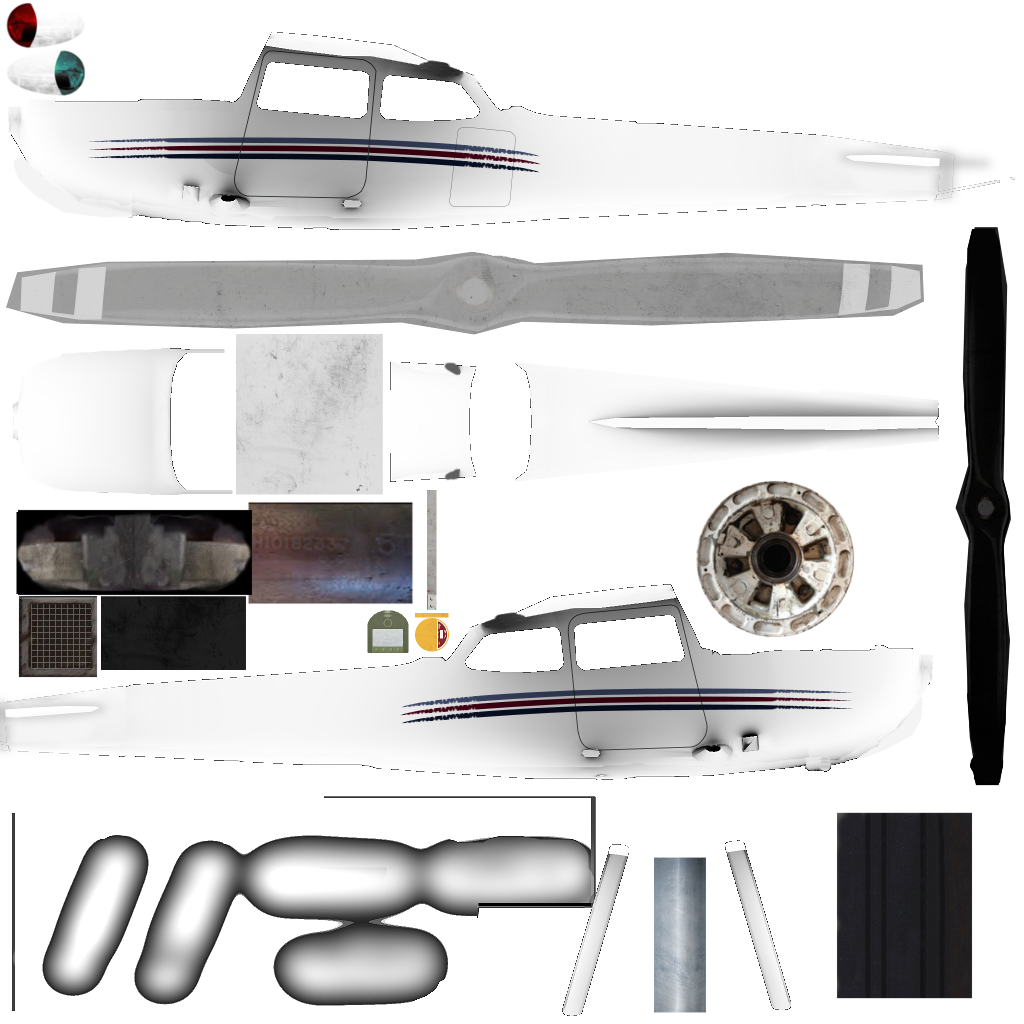
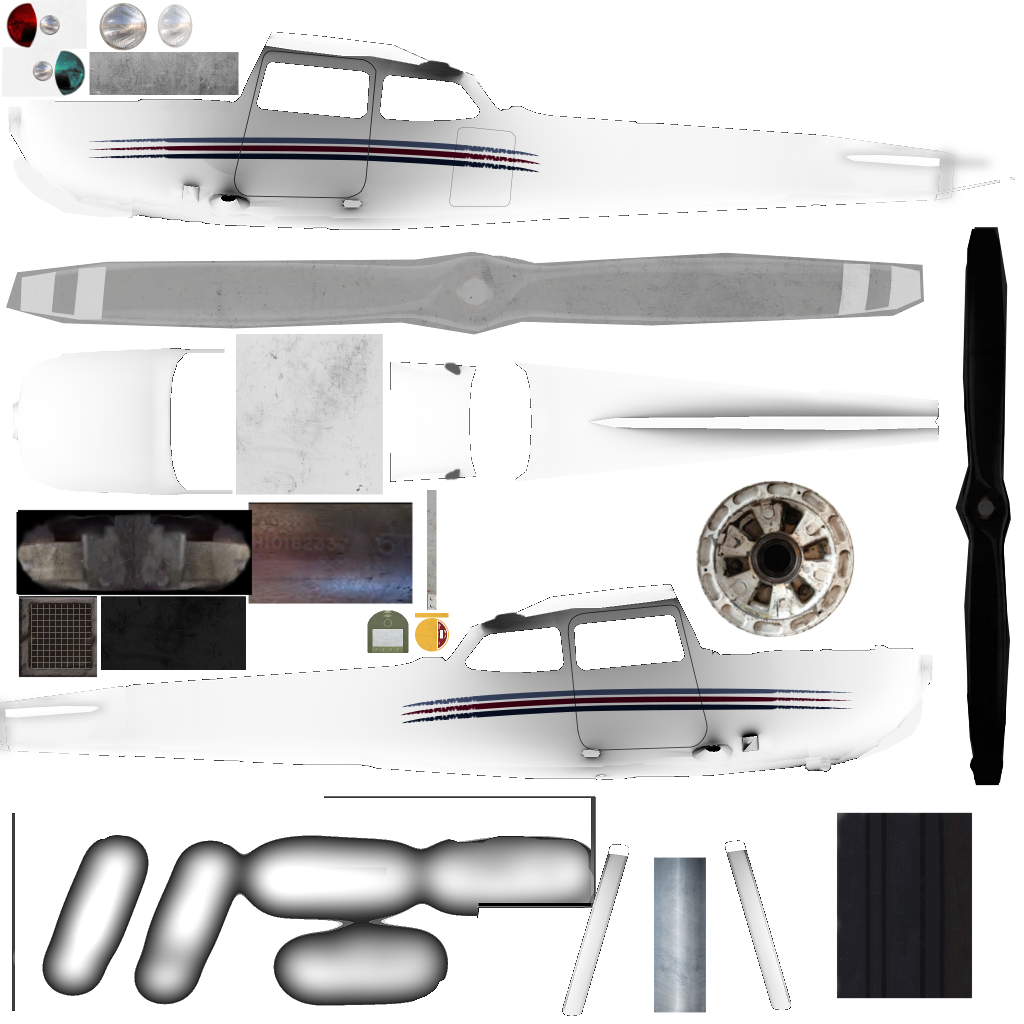
Layered file, before and after one edit (1024x1024). Changes by layer:
added layer "Clipboard #2" above "other objects" over (2, 0, 239, 97)
